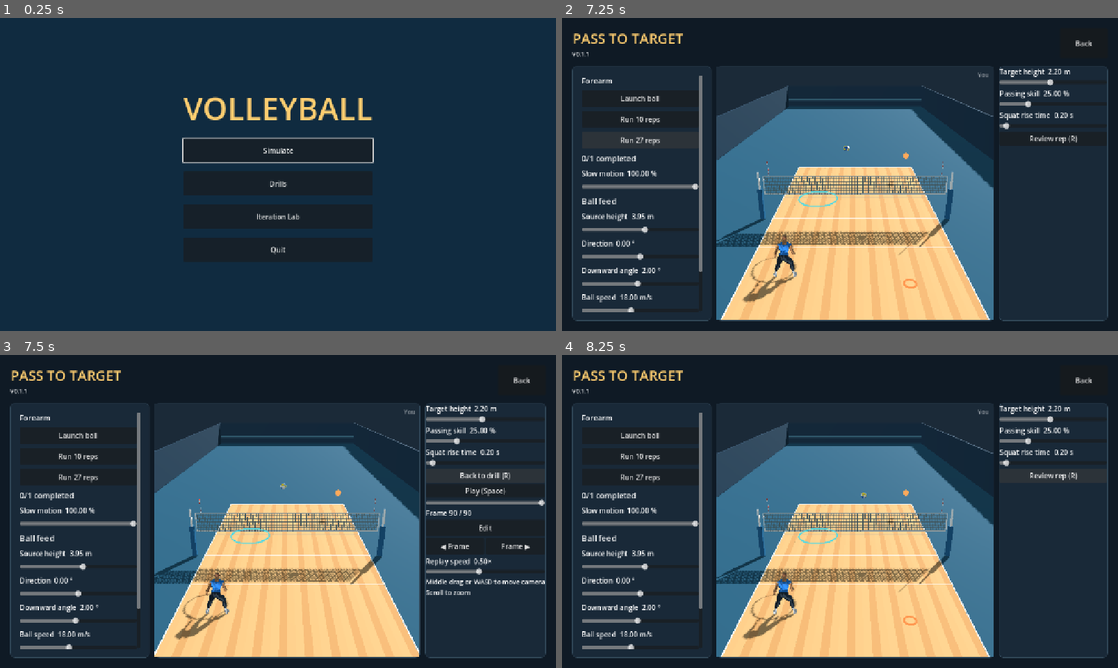
Above: before the commit, frames 1-4 (two rows, left to right).
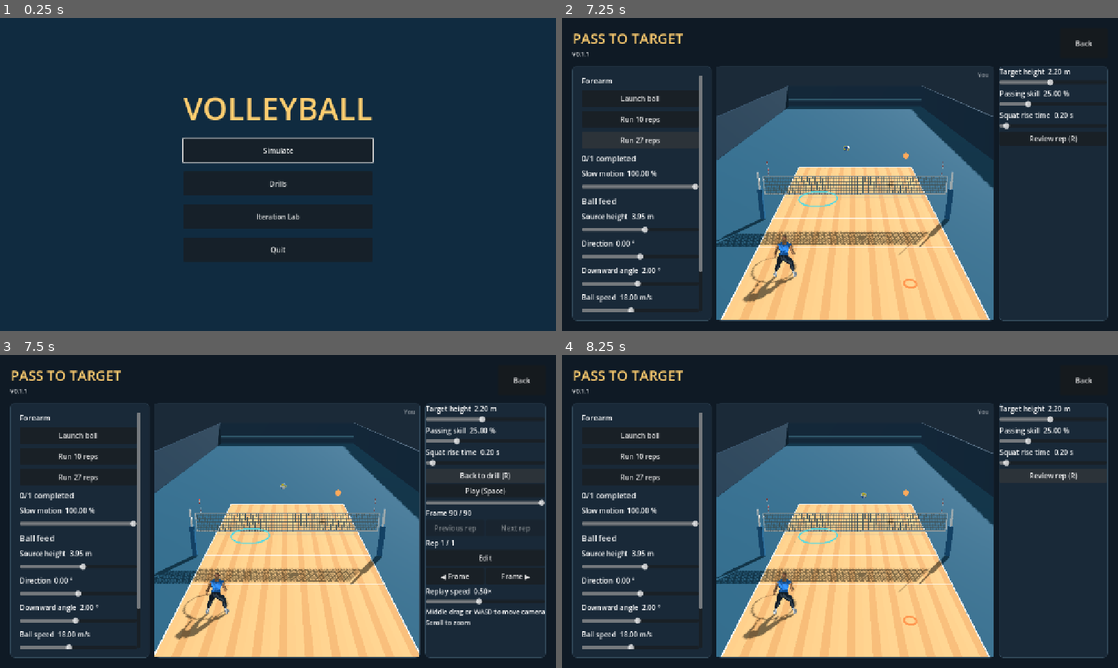
Above: after the commit, the same moments.

Repository: foreandr/volleyball
Game: Godot game, scene res://scenes/main.tscn
The game is run twice, just before and just after one commit, with the same random seed, the same clock (stepped at 60 frames per second) and the same inputs. Sound files missing from this copy of the repository are replaced by a short silence.
Inputs:
- Up to frame 1 (0.25 s): no input
- Up to frame 2 (7.25 s): click "Simulate" at 0.5 s; click "Back" at 1.25 s; click "Drills" at 2 s; click "Passing" at 2.75 s; click "Pass to Target" at 3.5 s; click "Run 10 reps" at 4.25 s; click "Stop after this rep" at 5 s; click "Run 27 reps" at 5.75 s; click "Stop after this rep" at 6.5 s
- Up to frame 3 (7.5 s): click "Review rep (R)" at 7.25 s
- Up to frame 4 (8.25 s): click "Back to drill (R)" at 8 s

Frames 1-2 are identical in both runs. In frame 3, 1.7% of the frame differs, in the area x 76-98%, y 54-87%; in frame 4, nothing differs.
Error before the commit: Invalid access to property or key 'visible' on a base object of type 'Nil'. (res://scripts/story_animations.gd:1226)
Error after the commit: Invalid access to property or key 'visible' on a base object of type 'Nil'. (res://scripts/story_animations.gd:1245)

Commit message:
Navigate recorded reps during passing drill review

Diff:
--- a/scripts/match_replay.gd
+++ b/scripts/match_replay.gd
@@ -44,7 +44,7 @@
 func duration() -> float:
 	return frames.back().time-frames.front().time if frames.size() > 1 else 0.0
 
-func toggle(match_: Node3D, current_finished: bool) -> void:
+func toggle(match_: Node3D, current_finished: bool, rep_frames: Array[Dictionary] = []) -> void:
 	if active:
 		active = false
 		playing = false
@@ -59,7 +59,7 @@
 		restore.clear()
 		frames = []
 		return
-	frames = current if (current_finished or previous.is_empty()) and not current.is_empty() else previous
+	frames = rep_frames if not rep_frames.is_empty() else (current if (current_finished or previous.is_empty()) and not current.is_empty() else previous)
 	if frames.size() < 2: return
 	restore = capture(match_)
 	index = 0
--- a/scripts/passing_drill.gd
+++ b/scripts/passing_drill.gd
@@ -26,6 +26,8 @@
 var spin := "Topspin"
 var playback_speed := 1.0
 var pending_sim_time := 0.0
+var batch_replays: Array = []
+var review_rep := -1
 var planned_reps := 0
 var completed_reps := 0
 var successful_reps := 0
@@ -311,6 +313,7 @@
 	launch_button.disabled = false
 
 func start_reps(count: int, use_sequence := false) -> void:
+	batch_replays.clear()
 	pending_sim_time = 0.0
 	planned_reps = count
 	completed_reps = 0
@@ -402,6 +405,21 @@
 	game.update_action_labels()
 	game.replay.record(game)
 
+func review_count() -> int:
+	return batch_replays.size()+int(game.replay.current.size() >= 2)
+
+func open_rep(index: int, autoplay: bool) -> void:
+	if index < 0 or index >= review_count(): return
+	var replay = game.replay
+	var selected: Array[Dictionary] = batch_replays[index] if index < batch_replays.size() else replay.current
+	drag_handle = ""
+	if replay.active: game.toggle_replay(true)
+	replay.toggle(game,true,selected)
+	if replay.active:
+		review_rep = index
+		replay.playing = autoplay
+		if not autoplay: replay.seek(game,replay.duration())
+
 func tick(delta: float) -> void:
 	if game.replay.active:
 		landing_marker.hide()
@@ -430,7 +448,9 @@
 				finish_delay = maxf(0.15,finish_delay)
 			if finish_delay <= 0.0:
 				finish_delay = -1.0
-				if batch_active: launch_ball()
+				if batch_active:
+					batch_replays.append(game.replay.current)
+					launch_ball()
 				else: reset_receiver()
 		return
 	game.match_clock += delta
--- a/scripts/story_animations.gd
+++ b/scripts/story_animations.gd
@@ -72,6 +72,9 @@
 var reception_review: VBoxContainer
 var setting_drill: Node3D
 var attack_position_panel: PanelContainer
+var previous_rep_button: Button
+var next_rep_button: Button
+var review_rep_label: Label
 var match_replay_panel: VBoxContainer
 var match_replay_seek: HSlider
 var match_replay_frame: Label
@@ -351,6 +354,14 @@
 	match_replay_frame = label("",16)
 	match_replay_panel.add_child(match_replay_frame)
 	if passing_drill != null:
+		var rep_nav := HBoxContainer.new()
+		match_replay_panel.add_child(rep_nav)
+		previous_rep_button = button("Previous rep",step_review_rep.bind(-1))
+		next_rep_button = button("Next rep",step_review_rep.bind(1))
+		rep_nav.add_child(previous_rep_button)
+		rep_nav.add_child(next_rep_button)
+		review_rep_label = label("",16)
+		match_replay_panel.add_child(review_rep_label)
 		match_replay_panel.add_child(button("Edit",edit_passing_replay))
 	var frames := HBoxContainer.new()
 	match_replay_panel.add_child(frames)
@@ -393,14 +404,16 @@
 	if evidence.has("type"): show_marker_popup(str(evidence.type).capitalize())
 
 func toggle_match_replay() -> void:
-	var replay = demo_match.replay
-	if passing_drill != null: passing_drill.drag_handle = ""
-	var opening_drill_review: bool = passing_drill != null and not replay.active
-	demo_match.toggle_replay(passing_drill != null)
-	if opening_drill_review and replay.active:
-		replay.playing = false
-		replay.seek(demo_match,replay.duration())
+	if passing_drill != null and not demo_match.replay.active:
+		passing_drill.open_rep(passing_drill.review_count()-1,false)
+	else:
+		demo_match.toggle_replay(passing_drill != null)
 	update_match_replay_controls()
+
+func step_review_rep(direction: int) -> void:
+	passing_drill.open_rep(passing_drill.review_rep+direction,true)
+	update_match_replay_controls()
+
 
 func step_match_replay(direction: int) -> void:
 	demo_match.replay.step_frame(demo_match,direction)
@@ -421,6 +434,12 @@
 	else:
 		match_replay_button.text = "Back to match (R)" if replay.active else "Replay rally (R)"
 	if not replay.active: return
+	if passing_drill != null:
+		var total: int = passing_drill.review_count()
+		var rep: int = passing_drill.review_rep
+		previous_rep_button.disabled = rep <= 0
+		next_rep_button.disabled = rep >= total-1
+		review_rep_label.text = "Rep %d / %d" % [rep+1,total]
 	match_replay_play.text = "Pause (Space)" if replay.playing else "Play (Space)"
 	match_replay_frame.text = "Frame %d / %d" % [replay.index,replay.frames.size()-1]
 	match_replay_seek.max_value = replay.duration()
